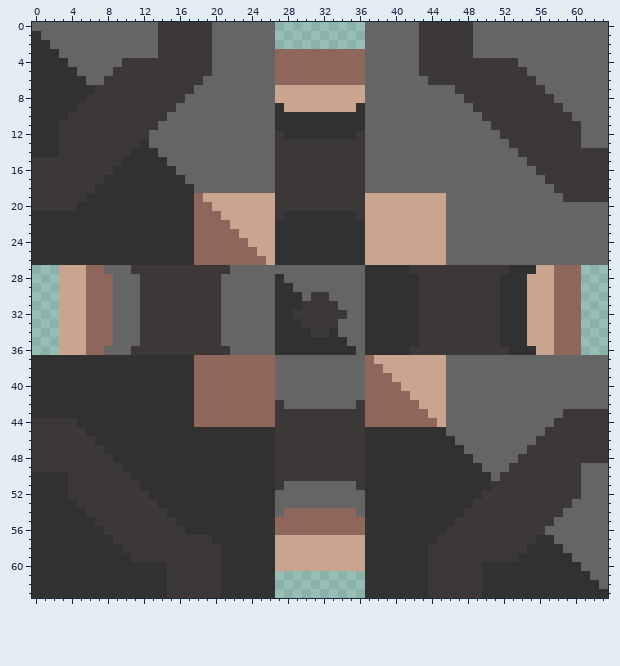
File history of a pixel-art sprite, sprites/blocks/crafters/multi-crafter.png. The first picture shows the starting point.
The file is 64x64 pixels.
Now the later version:
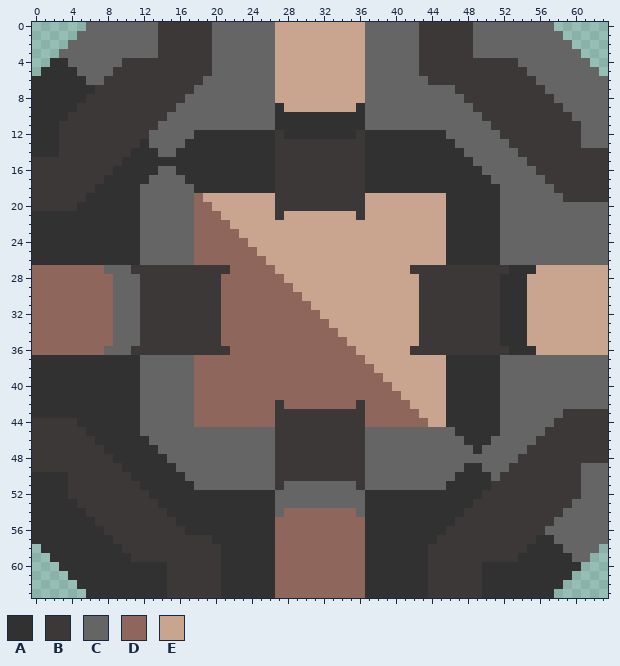
Palette (. is transparent): A #313131  B #3c3837  C #656565  D #8f665b  E #c9a58f
Changes in this commit:
The edit turns colour C into colour A in row 12 at x 18 to 26 and 37 to 45; in row 13 at x 17 to 26 and 37 to 46; in row 14 at x 16 to 26 and 37 to 47; in row 15 at x 15 to 26 and 37 to 48; in row 16 at x 16 to 26 and 37 to 49; in row 17 at x 17 to 26 and 37 to 50.
The edit turns colour C into colour A in row 18 at x 18 to 26 and 37 to 51; in rows 19 to 26 at x 46 to 51; in rows 37 to 44 at x 46 to 51; in row 45 at x 47 to 51; in row 46 at x 48 to 50; in row 47 at x 49.
The edit turns colour A into colour C in row 16 at x 14 to 15; in row 17 at x 13 to 16; in rows 18 to 26 at x 12 to 17; in rows 37 to 44 at x 12 to 17; in row 45 at x 12 to 26 and 37 to 45; in row 46 at x 13 to 26 and 37 to 46.
The edit turns colour A into colour C in row 47 at x 14 to 26 and 37 to 47; in row 48 at x 15 to 26 and 37 to 48; in row 49 at x 16 to 26 and 37 to 47; in row 50 at x 17 to 26 and 37 to 46; in row 51 at x 18 to 26 and 37 to 45.
There is now colour D in rows 27 to 36 at x 0 to 2; in rows 61 to 63 at x 27 to 36.
The edit turns colour A into colour D in row 28 at x 27; in row 29 at x 27 to 28; in rows 30 to 31 at x 27 to 29; in row 32 at x 27 to 28; in row 33 at x 27 to 29; in row 34 at x 27 to 30 and 33.
The edit turns colour A into colour D in row 35 at x 27 to 34; in row 36 at x 27 to 35.
The edit turns colour B into colour D in row 31 at x 30; in row 32 at x 29 to 31; in row 33 at x 30 to 32; in row 34 at x 31 to 32.
The edit turns colour C into colour D in row 27 at x 22 to 26; in rows 28 to 35 at x 21 to 26; in row 36 at x 22 to 26; in rows 37 to 41 at x 27 to 36; in row 42 at x 28 to 35.
The edit turns colour E into colour D in rows 27 to 36 at x 3 to 5; in rows 57 to 60 at x 27 to 36.
There is now colour E in rows 0 to 2 at x 27 to 36; in rows 27 to 36 at x 61 to 63.
The edit turns colour A into colour E in row 21 at x 28 to 35; in rows 22 to 26 at x 27 to 36; in row 27 at x 37 to 41; in rows 28 to 35 at x 37 to 42; in row 36 at x 37 to 41.
The edit turns colour B into colour E in row 30 at x 31 to 32; in row 31 at x 31 to 33; in row 32 at x 32 to 34; in row 33 at x 33.
The edit turns colour C into colour E in row 27 at x 27 to 36; in row 28 at x 28 to 36; in row 29 at x 29 to 36; in row 30 at x 30 and 33 to 36; in row 31 at x 34 to 36; in row 32 at x 35 to 36.
The edit turns colour C into colour E in rows 33 to 34 at x 34 to 36; in row 35 at x 35 to 36; in row 36 at x 36.
The edit turns colour D into colour E in rows 3 to 6 at x 27 to 36; in rows 27 to 36 at x 58 to 60; in row 37 at x 37; in row 38 at x 38; in row 39 at x 39; in row 40 at x 40.
The edit turns colour D into colour E in row 41 at x 41; in row 42 at x 42; in row 43 at x 43; in row 44 at x 44.
The author cleared colour A in row 1 at x 0; in row 2 at x 0 to 1; in row 3 at x 0 to 2; in row 4 at x 0 to 1; in row 5 at x 0; in row 58 at x 0.
The author cleared colour A in row 59 at x 0 to 1; in row 60 at x 0 to 2; in row 61 at x 0 to 3 and 60 to 61; in row 62 at x 0 to 4 and 59 to 62; in row 63 at x 0 to 5 and 58 to 63.
The author cleared colour C in row 0 at x 0 to 5 and 58 to 63; in row 1 at x 1 to 4 and 59 to 63; in row 2 at x 2 to 3 and 60 to 63; in row 3 at x 61 to 63; in row 4 at x 62 to 63; in row 5 at x 63.
The author cleared colour C in row 58 at x 63; in row 59 at x 62 to 63; in row 60 at x 61 to 63; in row 61 at x 62 to 63; in row 62 at x 63.
